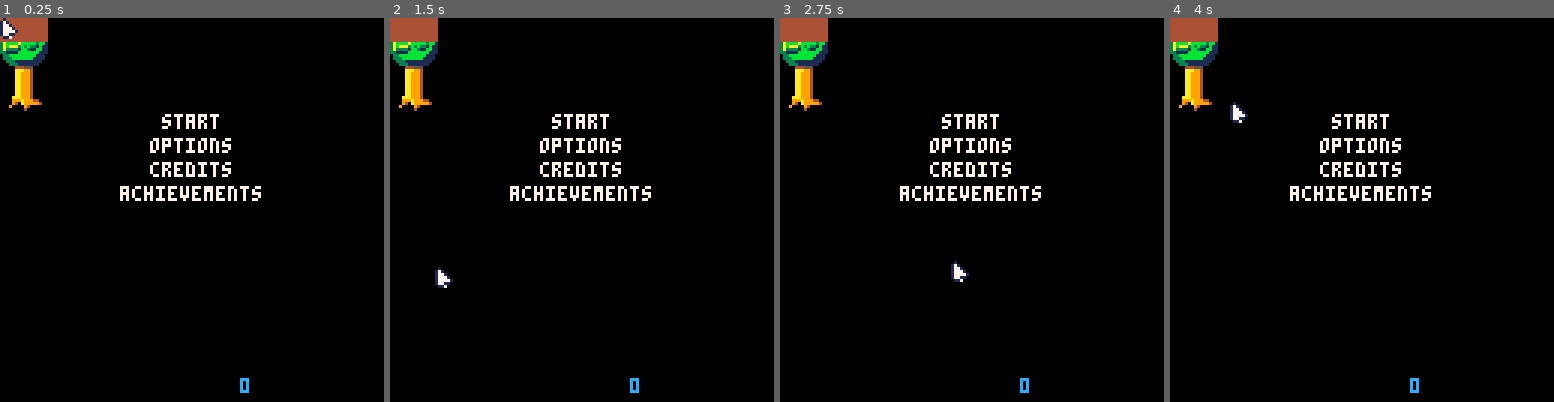
Above: before the commit, frames 1-4 (left to right).
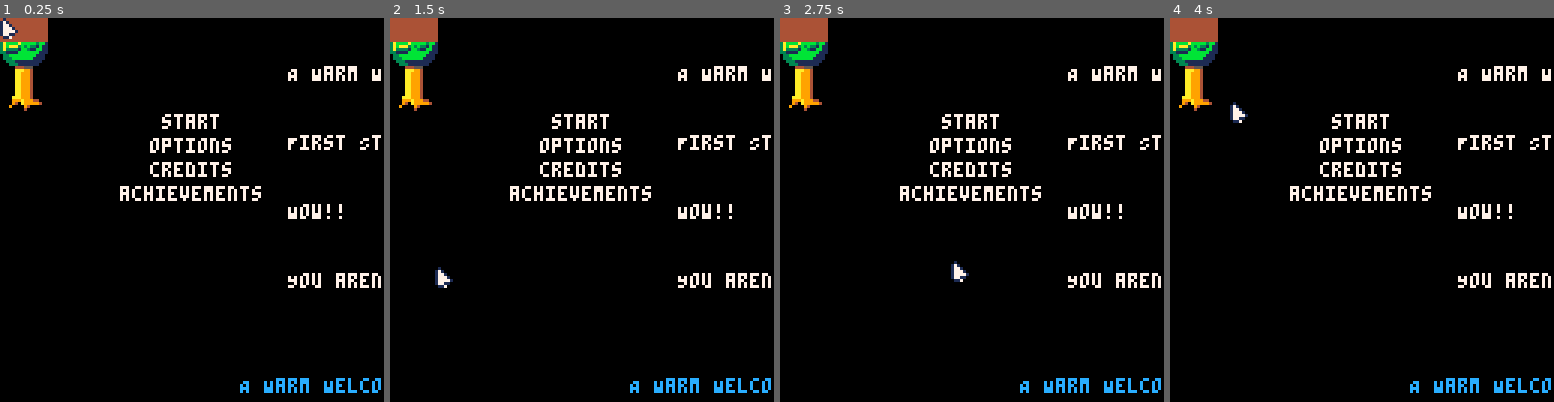
Above: after the commit, the same moments.

Repository: Mastoast/LDJam58
Game: PICO-8 cartridge ldjam58.p8
Same seed, same stepped clock (60 frames per second), same inputs: the game is played once before the commit and once after it.
Inputs (mouse positions are in pixels of both pictures, inside the frame that each line leads up to):
- Up to frame 1 (0.25 s): no input
- Up to frame 2 (1.5 s): click (670, 121) at 0.67 s; click (436, 267) at 1.22 s
- Up to frame 3 (2.75 s): click (887, 114) at 1.77 s; click (952, 259) at 2.32 s
- Up to frame 4 (4 s): click (1404, 106) at 2.87 s; click (1465, 256) at 3.42 s; click (1231, 102) at 3.97 s

The runs differ from the first frame. In frame 1, 2.0% of the frame differs, in the area x 62-100%, y 12-98%; in frame 2, 2.0%; in frame 3, 2.0%; in frame 4, 2.0%.

Commit message:
Add badges

Diff:
--- a/menu.lua
+++ b/menu.lua
@@ -25,8 +25,15 @@
 
 
 function init_achievements_menu()
-    local x, y = 100, 100
-    for a in all(achievements) do
-
+    printable = all_achievements[1].name
+    local x, y = 0, 0
+    local mx, my = 96, 16
+    local distance = 23
+    local line_size = 1
+    for i = 0, #all_achievements - 1 do
+        local badge = create(badge, x + mx + (i % line_size) * distance, y + my + flr(i \ line_size) * distance)
+        badge.name = all_achievements[i+1].name
+        badge.description = all_achievements[i+1].description
+        badge.tip = all_achievements[i+1].tip
     end
 end
--- a/objects.lua
+++ b/objects.lua
@@ -55,6 +55,7 @@
     end
 end
 
+-- mouse cursor
 cursor = new_type(16)
 
 function cursor.update(self)
@@ -62,12 +63,13 @@
     self.y = cam.y + stat(33)
 end
 
+-- achievement badge
 badge = new_type(0)
 
 function badge.draw(self)
-    print(self.name, x, y)
+    print(self.name, self.x, self.y)
     if self.hover then
-        print(self.description, x, y + 10)
+        print(self.description, self.x, self.y + 10)
     end
 end
 
